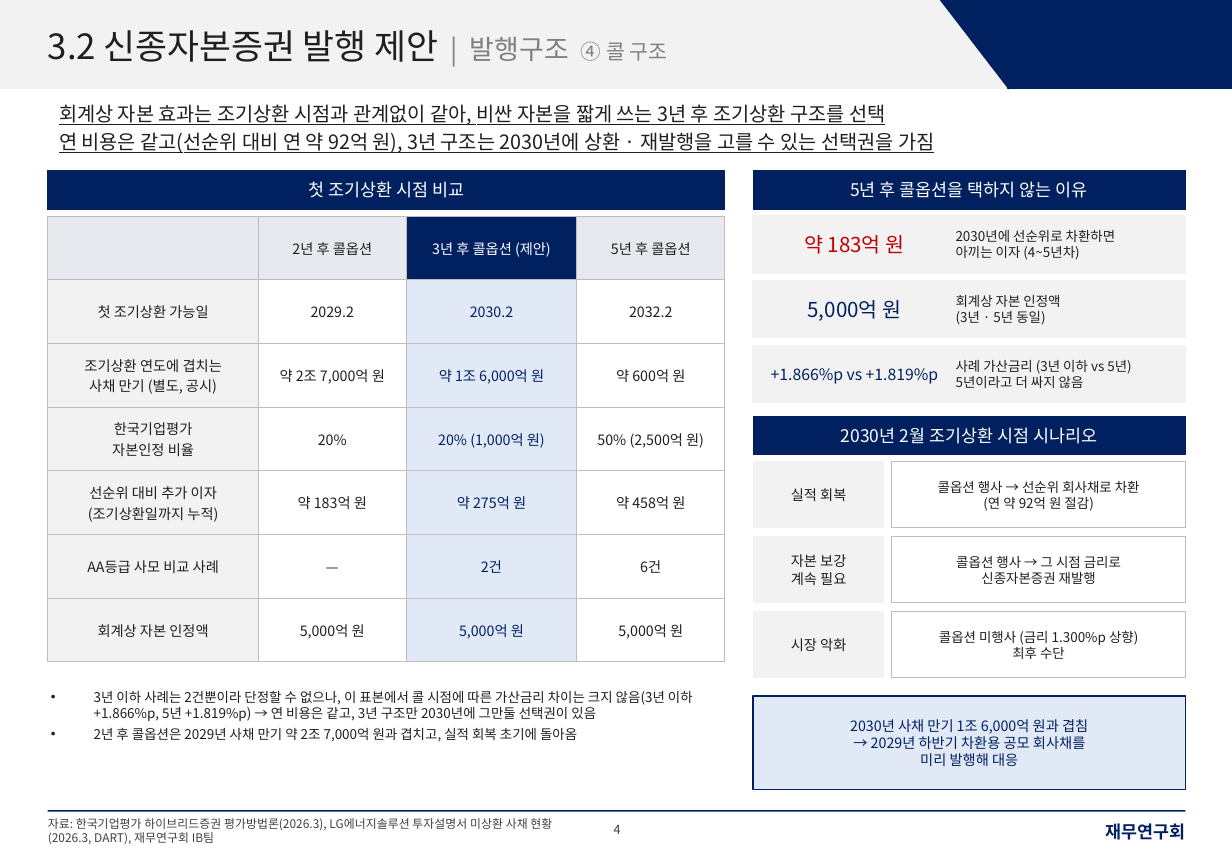
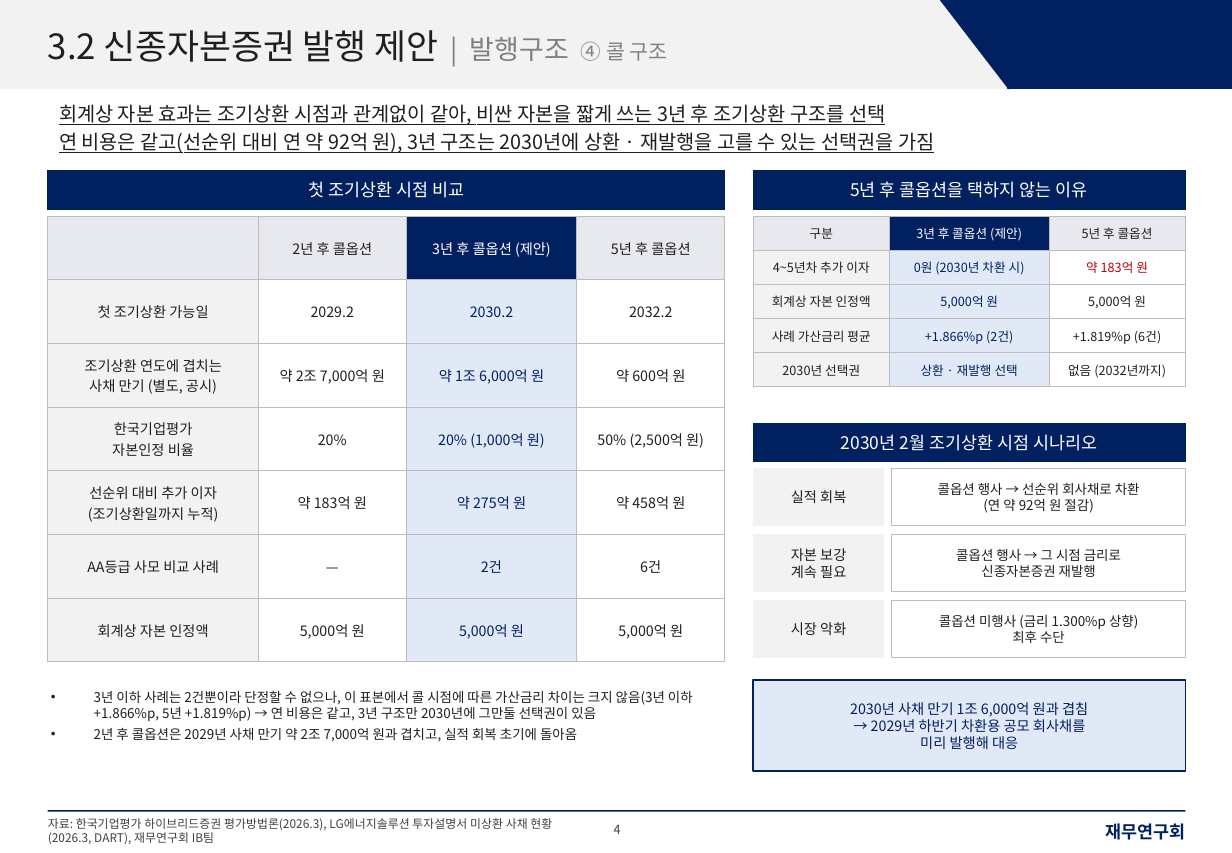
Before and after one commit to shy065542-rgb/SSHHYY, a slide deck: slide 4 of LGES_신종_발행구조_재무연구회양식.pptx. Drawn at 1232x853 pixels with LibreOffice and Linux fonts; fonts in the diff are those of the drawing. Boxes give left, top, right and bottom in pixels: in the first picture for what was removed or moved away, otherwise in the second. Text is boxed around its words. In the diff, an @@ line names an element or a change of style, - is before the commit and + after.

```diff
--- a/LGES_신종_발행구조_재무연구회양식.pptx
+++ b/LGES_신종_발행구조_재무연구회양식.pptx
@@ rectangle removed at <box>753,216,1185,273</box> @@
@@ table added at <box>753,216,1185,382</box>, 5 rows, 3 columns @@
+구분 | 3년 후 콜옵션 (제안) | 5년 후 콜옵션
+4~5년차 추가 이자 | 0원 (2030년 차환 시) | 약 183억 원
+회계상 자본 인정액 | 5,000억 원 | 5,000억 원
+사례 가산금리 평균 | +1.866%p (2건) | +1.819%p (6건)
+2030년 선택권 | 상환 · 재발행 선택 | 없음 (2032년까지)
@@ text removed at <box>804,235,904,254</box> @@
-약 183억 원
@@ text removed at <box>956,230,1116,260</box> @@
-2030년에 선순위로 차환하면
-아끼는 이자 (4~5년차)
@@ rectangle removed at <box>753,281,1185,338</box> @@
@@ text removed at <box>956,295,1060,325</box> @@
-회계상 자본 인정액
-(3년 · 5년 동일)
@@ text removed at <box>808,300,901,321</box> @@
-5,000억 원
@@ rectangle removed at <box>753,346,1185,403</box> @@
@@ text removed at <box>771,368,938,384</box> @@
-+1.866%p vs +1.819%p
@@ text removed at <box>956,360,1131,388</box> @@
-사례 가산금리 (3년 이하 vs 5년)
-5년이라고 더 싸지 않음
@@ rectangle "2030년 2월 조기상환 시점 시나리오": place and size @@
-rectangle "2030년 2월 조기상환 시점 시나리오" at <box>753,416,1185,455</box>
+rectangle "2030년 2월 조기상환 시점 시나리오" at <box>753,423,1185,462</box>
@@ rectangle "실적 회복": place and size @@
-rectangle "실적 회복" at <box>753,462,884,528</box>
+rectangle "실적 회복" at <box>753,469,884,526</box>
@@ rectangle "콜옵션 행사 → 선순위 회사채로 ...": place and size @@
-rectangle "콜옵션 행사 → 선순위 회사채로 ..." at <box>892,462,1185,528</box>
+rectangle "콜옵션 행사 → 선순위 회사채로 ..." at <box>892,469,1185,526</box>
@@ rectangle "자본 보강": place and size @@
-rectangle "자본 보강" at <box>753,537,884,603</box>
+rectangle "자본 보강" at <box>753,535,884,592</box>
@@ rectangle "콜옵션 행사 → 그 시점 ...": place and size @@
-rectangle "콜옵션 행사 → 그 시점 ..." at <box>892,537,1185,603</box>
+rectangle "콜옵션 행사 → 그 시점 ..." at <box>892,535,1185,592</box>
@@ rectangle "시장 악화": place and size @@
-rectangle "시장 악화" at <box>753,612,884,678</box>
+rectangle "시장 악화" at <box>753,601,884,658</box>
@@ rectangle "콜옵션 미행사 (금리 1.300%p 상향)": place and size @@
-rectangle "콜옵션 미행사 (금리 1.300%p 상향)" at <box>892,612,1185,678</box>
+rectangle "콜옵션 미행사 (금리 1.300%p 상향)" at <box>892,601,1185,658</box>
@@ rectangle "2030년 사채 만기 1조 6,000억 ...": place and size @@
-rectangle "2030년 사채 만기 1조 6,000억 ..." at <box>753,696,1185,789</box>
+rectangle "2030년 사채 만기 1조 6,000억 ..." at <box>753,680,1185,771</box>
```
Also in this commit, not shown: 1 other slide changed, 1 other file.
